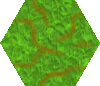
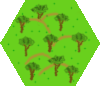
Layered file, before and after one edit (100 x 86). Changes by layer:
added layer "Vegetation" above "Hills" over 7, 2, 91, 84
painted on "Hills" over 10, 0, 96, 86
renamed "shrubs.png" to "hex.jpg", painted on it over 0, 0, 100, 86
